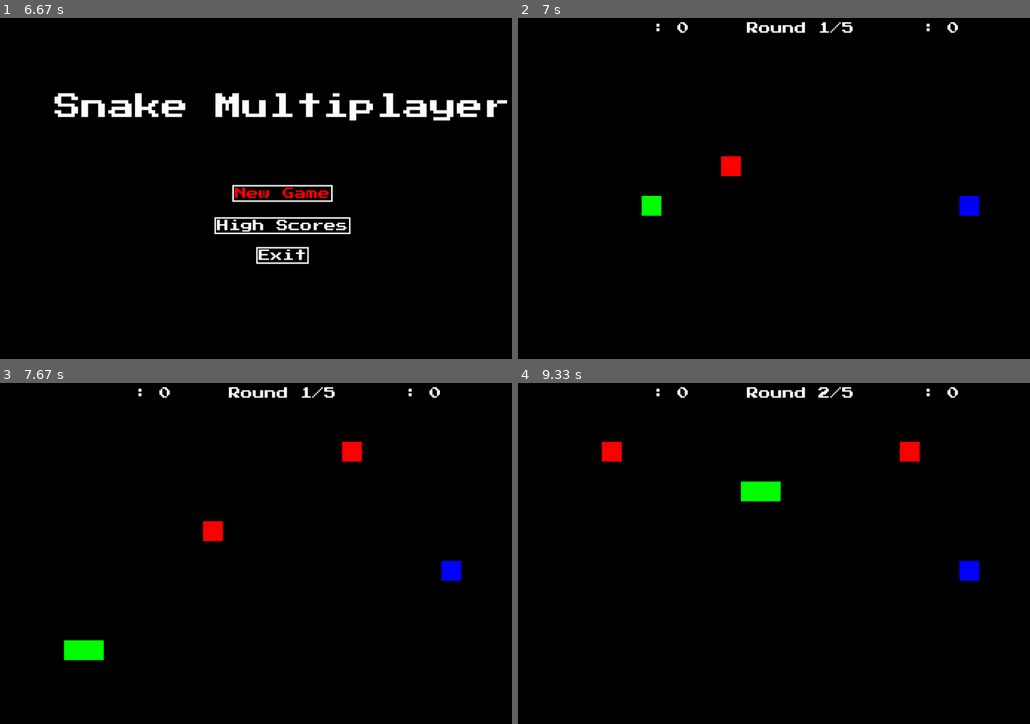
Above: before the commit, frames 1-4 (two rows, left to right).
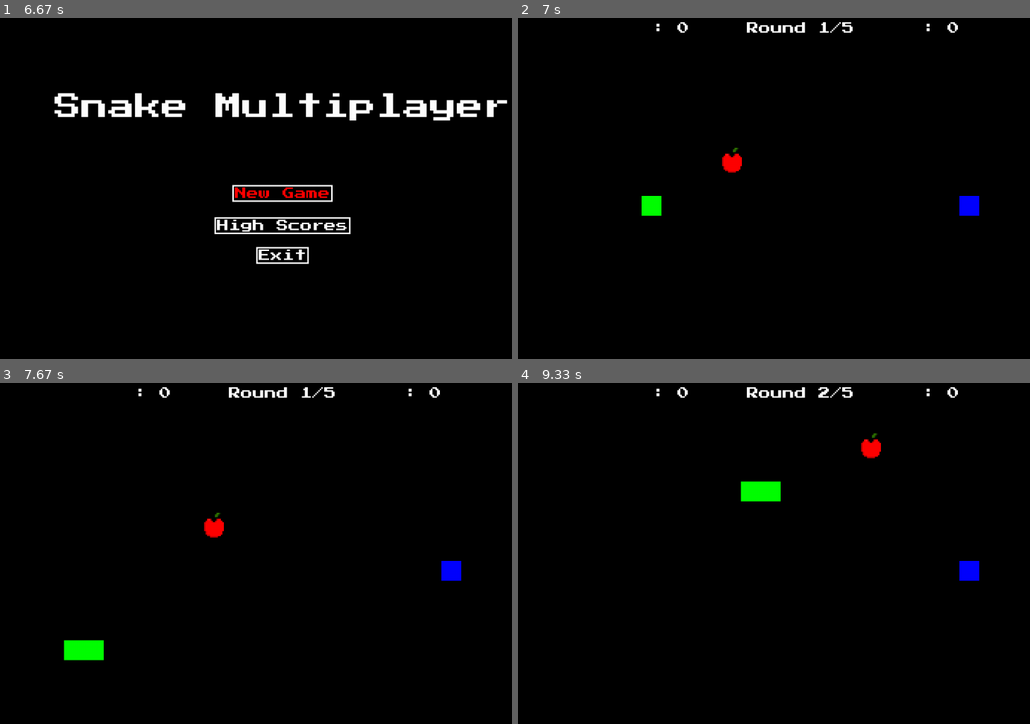
Above: after the commit, the same moments.

Repository: Rainbowmindd/PyGame-Snake
Game: pygame game, started from main.py
The game is run twice, just before and just after one commit, with the same random seed, the same clock (stepped at 60 frames per second) and the same inputs.
Inputs:
- Up to frame 1 (6.67 s): tap Enter at 0.33, 0.67, 6.2, 6.6 s; hold Right 3.33-3.8 s; tap Space at 3.4, 4.53, 4.83, 5.1, 5.43, 5.87 s; hold Left 4.47-5 s; hold Down 5.03-5.33 s; hold Left 5.37-5.77 s; hold Up 5.8-6.17 s
- Up to frame 2 (7 s): no input
- Up to frame 3 (7.67 s): hold Down 7-7.37 s; tap Space at 7.07, 7.47 s; hold Left from 7.4 s (still down)
- Up to frame 4 (9.33 s): release Left at 7.87 s; hold Right 7.9-8.37 s; tap Space at 7.97, 8.47, 8.8, 9.3 s; hold Up 8.4-8.7 s; hold Right 8.73-9.2 s; hold Left from 9.23 s (still down)

Frame 1 is identical in both runs. In frame 2, 0.1% of the frame differs, in the area x 39-44%, y 38-47%; in frame 3, 0.4%; in frame 4, 0.7%, in the area x 16-79%, y 14-24%.

Commit message:
Added Apple Sprite

Diff:
--- a/apple.py
+++ b/apple.py
@@ -7,10 +7,19 @@
         self.width = 800
         self.height = 600
         self.positions = []
-        self.spawn_timer=0
-        self.spawn_interval=1000
-        self.max_apples=5
-        self.last_spawn_time=0
+        self.spawn_timer = 0
+        self.spawn_interval = 1000
+        self.max_apples = 5
+        self.last_spawn_time = 0
+
+        self.image = pygame.image.load("assets/sprites/apple.png")
+        scale_factor = 5
+        self.image_original = pygame.transform.scale(
+            self.image,
+            (int(GRID_SIZE * scale_factor), int(GRID_SIZE * scale_factor))
+        )
+
+        self.image_rect = self.image_original.get_rect()
 
     def randomize_position(self):
         margin = 2
@@ -22,30 +31,38 @@
 
         return (x, y)
 
-    def add_apple(self,position=None):
+    def add_apple(self, position=None):
         if position is None:
-            position=self.randomize_position()
+            position = self.randomize_position()
 
-        if len(self.positions) <self.max_apples:
+        if len(self.positions) < self.max_apples:
             self.positions.append(position)
         return position
 
-    def remove_apple(self,position):
+    def remove_apple(self, position):
         if position in self.positions:
             self.positions.remove(position)
 
-    def update(self,current_time):
+    def update(self, current_time):
         if not self.positions:
             self.add_apple()
-            self.last_spawn_time=current_time
+            self.last_spawn_time = current_time
             return
 
         if current_time - self.last_spawn_time >= self.spawn_interval and len(self.positions) < self.max_apples:
             self.add_apple()
-            self.last_spawn_time=current_time
+            self.last_spawn_time = current_time
 
-            self.spawn_interval=max(2000,self.spawn_interval-500)
+        # Gradually decrease spawn interval, but not below 2000 ms
+        self.spawn_interval = max(2000, self.spawn_interval - 500)
 
     def draw(self, display):
         for position in self.positions:
-            pygame.draw.rect(display, RED, (position[0], position[1], GRID_SIZE, GRID_SIZE))
+            apple_rect = self.image_rect.copy()
+            apple_rect.topleft = position
+
+            offset_x = (GRID_SIZE - apple_rect.width) // 2
+            offset_y = (GRID_SIZE - apple_rect.height) // 2
+            apple_rect.topleft = (position[0] + offset_x, position[1] + offset_y)
+
+            display.blit(self.image_original, apple_rect)
--- /dev/null
+++ b/highscores.json
@@ -0,0 +1 @@
+[{"player1": {"name": "aaa", "score": 0}, "player2": {"name": "bbb", "score": 650}, "winner": "bbb"}, {"player1": {"name": "Kuba", "score": 50}, "player2": {"name": "Martyna", "score": 100}, "winner": "Martyna"}]
Binary file added: assets/sprites/apple.png
